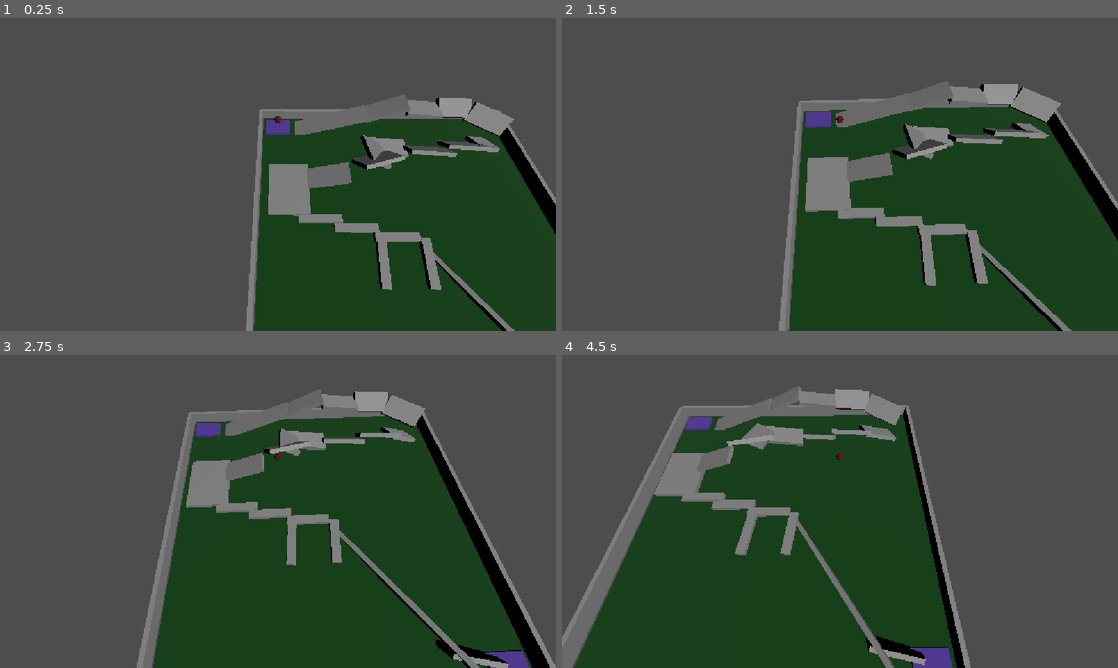
Above: before the commit, frames 1-4 (two rows, left to right).
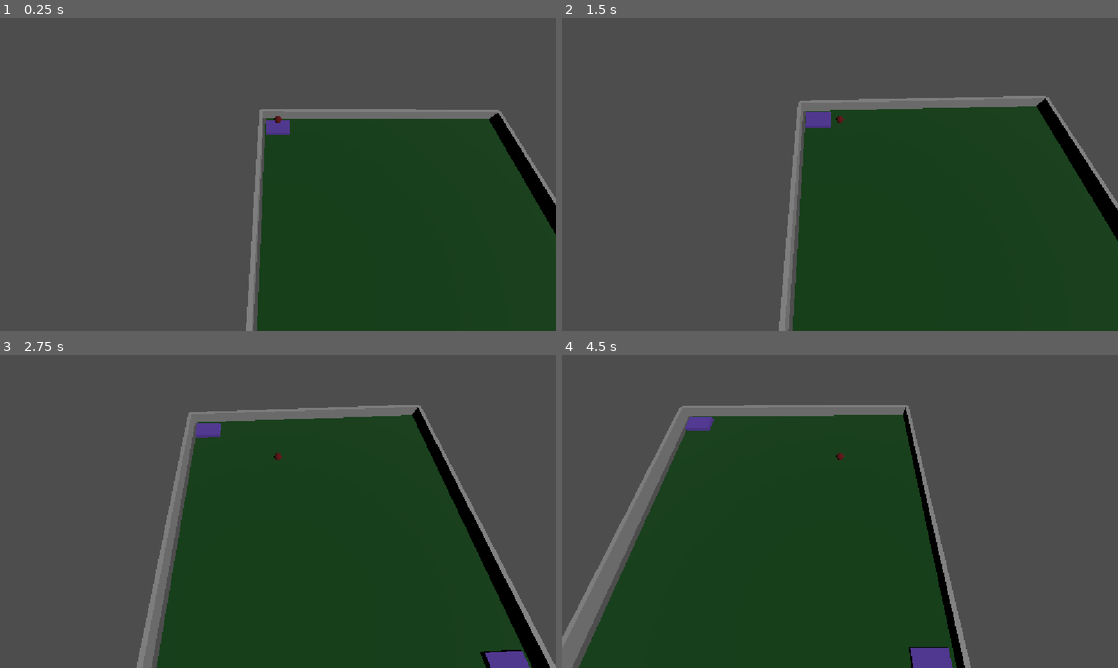
Above: after the commit, the same moments.

Repository: Riteshishere111/rolling-ball
Game: Godot game, scene res://scenes/Main.tscn
The game is run twice, just before and just after one commit, with the same random seed, the same clock (stepped at 60 frames per second) and the same inputs.
Inputs:
- Up to frame 1 (0.25 s): no input
- Up to frame 2 (1.5 s): hold Right (ui_right) 0.53-1.28 s; hold Down (ui_down) from 1.28 s (still down)
- Up to frame 3 (2.75 s): release Down (ui_down) at 2.03 s; hold Right (ui_right) from 2.03 s (still down)
- Up to frame 4 (4.5 s): release Right (ui_right) at 2.78 s; hold Up (ui_up) 2.78-3.53 s; hold Left (ui_left) from 3.53 s (still down)

The runs differ from the first frame. In frame 1, 6.6% of the frame differs, in the area x 45-93%, y 25-100%; in frame 2, 7.1%, in the area x 41-92%, y 21-100%; in frame 3, 6.4%; in frame 4, 6.0%.

Commit message:
just some tiny changes

Diff:
--- a/scenes/Main.tscn
+++ b/scenes/Main.tscn
@@ -82,7 +82,7 @@
 [node name="Ground" type="StaticBody3D" parent="." unique_id=1703835852]
 
 [node name="MeshInstance3D" type="MeshInstance3D" parent="Ground" unique_id=8546348]
-transform = Transform3D(70, 0, 0, 0, 1, 0, 0, 0, 70, 0.67446244, -0.6494056, -1.3537682)
+transform = Transform3D(70, 0, 0, 0, 1, 0, 0, 0, 70, 1.170087, -1.0014697, -2.3151789)
 mesh = SubResource("BoxMesh_h8aii")
 
 [node name="CollisionShape3D" type="CollisionShape3D" parent="Ground" unique_id=453994779]
@@ -174,6 +174,7 @@
 
 [node name="Ramp1" type="StaticBody3D" parent="." unique_id=1655522422]
 transform = Transform3D(0.9396926, -0.34202012, 0, 0.34202012, 0.9396926, 0, 0, 0, 1, -20, 1.1, -30)
+visible = false
 
 [node name="MeshInstance3D" type="MeshInstance3D" parent="Ramp1" unique_id=1450848729]
 transform = Transform3D(1.000002, -2.9802322e-07, 0, 2.9802322e-07, 1.000002, 0, 0, 0, 1, 0, 0, -0.998291)
@@ -185,6 +186,7 @@
 
 [node name="Ramp2" type="StaticBody3D" parent="." unique_id=1119236341]
 transform = Transform3D(0.9396926, -0.34202012, 0, 0.34202012, 0.9396926, 0, 0, 0, 1, -10.593939, 4.5632696, -30)
+visible = false
 
 [node name="MeshInstance3D" type="MeshInstance3D" parent="Ramp2" unique_id=1626785194]
 transform = Transform3D(1.000002, -2.9802322e-07, 0, 2.9802322e-07, 1.000002, 0, 0, 0, 1, 0, 0, -0.998291)
@@ -196,6 +198,7 @@
 
 [node name="Ramp3" type="StaticBody3D" parent="." unique_id=1771901597]
 transform = Transform3D(0.91340625, -0.40667468, 0.017452406, 0.4067366, 0.91354537, 0, -0.015943564, 0.0070985323, 0.9998477, -1.4684155, 7.824706, -30.064285)
+visible = false
 
 [node name="MeshInstance3D" type="MeshInstance3D" parent="Ramp3" unique_id=1842690712]
 transform = Transform3D(1.000002, -2.9802322e-07, 0, 2.9802322e-07, 1.000002, 0, 0, 0, 1, 0, 0, -0.998291)
@@ -207,6 +210,7 @@
 
 [node name="Ramp12" type="StaticBody3D" parent="." unique_id=674358125]
 transform = Transform3D(-0.88526714, 0.31001347, -0.3466894, 0.39709532, 0.89189065, -0.21643962, 0.24210985, -0.32927564, -0.9126666, 24.373384, 2.2205677, -24.034472)
+visible = false
 
 [node name="MeshInstance3D" type="MeshInstance3D" parent="Ramp12" unique_id=699285986]
 transform = Transform3D(1.000002, -2.9802322e-07, -1.4901161e-08, 3.874302e-07, 1.000002, 0, 7.4505806e-08, -5.9604645e-08, 1, 0.31930542, 0.71718025, -1.1723337)
@@ -218,6 +222,7 @@
 
 [node name="Ramp4" type="StaticBody3D" parent="." unique_id=690036350]
 transform = Transform3D(0.9923949, 0.121850766, 0.017452406, -0.12186934, 0.99254596, 0, -0.017322317, -0.0021269128, 0.9998477, 8.068041, 7.8464327, -29.916872)
+visible = false
 
 [node name="MeshInstance3D" type="MeshInstance3D" parent="Ramp4" unique_id=697261233]
 transform = Transform3D(1.000002, -2.9802322e-07, 0, 2.9802322e-07, 1.000002, 0, 0, 0, 1, 0, 0, -0.998291)
@@ -229,6 +234,7 @@
 
 [node name="Ramp5" type="StaticBody3D" parent="." unique_id=40441205]
 transform = Transform3D(0.9912365, 0.13128518, 0.014636818, -0.10220823, 0.8324191, -0.54463905, -0.08368701, 0.53837, 0.8385428, 17.639906, 6.28515, -31.456203)
+visible = false
 
 [node name="MeshInstance3D" type="MeshInstance3D" parent="Ramp5" unique_id=24168797]
 transform = Transform3D(1.000002, -2.9802322e-07, 0, 2.9802322e-07, 1.000002, 0, 0, 0, 1, 0, 0, -0.998291)
@@ -240,6 +246,7 @@
 
 [node name="Ramp6" type="StaticBody3D" parent="." unique_id=245163084]
 transform = Transform3D(-0.88141704, -0.22452758, 0.4155613, 0.12904574, 0.7318547, 0.66913056, -0.45436877, 0.64340943, -0.61609507, 27.03801, 6.319037, -30.134384)
+visible = false
 
 [node name="MeshInstance3D" type="MeshInstance3D" parent="Ramp6" unique_id=123273101]
 transform = Transform3D(1.000002, -2.9802322e-07, 0, 2.9802322e-07, 1.000002, 0, 0, 0, 1, 0, 0, -0.998291)
@@ -251,6 +258,7 @@
 
 [node name="Ramp7" type="StaticBody3D" parent="." unique_id=599716292]
 transform = Transform3D(0.93969256, -0.3420201, 0, -0.12256898, -0.3367555, 0.9335805, -0.3193033, -0.8772787, -0.35836777, -3.9557786, 13.054878, -6.4990363)
+visible = false
 
 [node name="MeshInstance3D" type="MeshInstance3D" parent="Ramp7" unique_id=1924185617]
 transform = Transform3D(1.000002, -2.9802322e-07, 0, -1.0680192e-07, -0.3583685, 0.9335805, -2.782287e-07, -0.9335824, -0.35836777, 0, 10, -0.998291)
@@ -262,6 +270,7 @@
 
 [node name="Ramp8" type="StaticBody3D" parent="." unique_id=582384159]
 transform = Transform3D(-0.06512322, 0.997564, 0.024998486, 0.35836795, -1.566476e-08, 0.9335804, 0.9313062, 0.069756426, -0.357495, -16.502867, 7.92128, -19.359776)
+visible = false
 
 [node name="MeshInstance3D" type="MeshInstance3D" parent="Ramp8" unique_id=733825682]
 transform = Transform3D(1.000002, -2.9802322e-07, 0, -1.0680192e-07, -0.3583685, 0.9335805, -2.782287e-07, -0.9335824, -0.35836777, 0, 10, -0.998291)
@@ -273,6 +282,7 @@
 
 [node name="Ramp9" type="StaticBody3D" parent="." unique_id=1021187023]
 transform = Transform3D(0.9812451, 0.02637228, 0.19095133, -0.18343712, 0.4321508, 0.88294756, -0.059234466, -0.9014155, 0.4288836, -1.4222724, 0.70854473, -11.761587)
+visible = false
 
 [node name="MeshInstance3D" type="MeshInstance3D" parent="Ramp9" unique_id=1527211288]
 transform = Transform3D(1.000002, -2.9802322e-07, 0, -1.0680192e-07, -0.3583685, 0.9335805, -2.782287e-07, -0.9335824, -0.35836777, 0, 10, -0.998291)
@@ -284,6 +294,7 @@
 
 [node name="Ramp10" type="StaticBody3D" parent="." unique_id=1808620691]
 transform = Transform3D(0.9925461, 0.121869326, 0, 0.043674044, -0.3556965, 0.9335805, 0.11377484, -0.92662156, -0.35836777, 6.358017, 10, -10.529173)
+visible = false
 
 [node name="MeshInstance3D" type="MeshInstance3D" parent="Ramp10" unique_id=765443957]
 transform = Transform3D(1.000002, -2.9802322e-07, 0, -1.0680192e-07, -0.3583685, 0.9335805, -2.782287e-07, -0.9335824, -0.35836777, 0, 10, -0.998291)
@@ -295,6 +306,7 @@
 
 [node name="Ramp11" type="StaticBody3D" parent="." unique_id=1759634044]
 transform = Transform3D(0.992546, 0.12186933, 0, 0.043674044, -0.3556965, 0.9335805, 0.11377484, -0.92662156, -0.35836777, 15.929882, 10, -12.068506)
+visible = false
 
 [node name="MeshInstance3D" type="MeshInstance3D" parent="Ramp11" unique_id=1788634105]
 transform = Transform3D(1.0000035, -2.7567148e-07, 3.7252903e-08, -3.7252903e-08, -0.358369, 0.9335813, -2.2351742e-07, -0.9335828, -0.35836777, 0, 10.000003, -0.998291)
@@ -306,6 +318,7 @@
 
 [node name="Ramp13" type="StaticBody3D" parent="." unique_id=1677471407]
 transform = Transform3D(0.9396926, -0.34202012, 0, 0.34202012, 0.9396926, 0, 0, 0, 1, -17.84361, 4.5632696, -11.835818)
+visible = false
 
 [node name="MeshInstance3D" type="MeshInstance3D" parent="Ramp13" unique_id=573294207]
 transform = Transform3D(1.000002, -2.9802322e-07, 0, 2.9802322e-07, 1.000002, 0, 0, 0, 1, 0, 0, -0.998291)
@@ -317,6 +330,7 @@
 
 [node name="Ramp14" type="StaticBody3D" parent="." unique_id=583534507]
 transform = Transform3D(0.99999994, 0, 0, 0, 0.99999994, 0, 0, 0, 1, -27.18093, 1.4865947, -9.698653)
+visible = false
 
 [node name="MeshInstance3D" type="MeshInstance3D" parent="Ramp14" unique_id=304175096]
 transform = Transform3D(0.99998707, -2.9801657e-07, 0, 2.9801657e-07, 0.99998707, 0, 0, 0, 1, 0, 0, -1.0028048)
@@ -328,6 +342,7 @@
 
 [node name="Ramp15" type="StaticBody3D" parent="." unique_id=720422301]
 transform = Transform3D(0.99999994, 0, 0, 0, 0.99999994, 0, 0, 0, 1, -19.969046, 1.3400316, -2.2872381)
+visible = false
 
 [node name="MeshInstance3D" type="MeshInstance3D" parent="Ramp15" unique_id=1663646318]
 transform = Transform3D(0.9999853, -2.9801572e-07, 0, 2.9801572e-07, 0.9999853, 0, 0, 0, 1, 0, 0, -1.0028048)
@@ -339,6 +354,7 @@
 
 [node name="Ramp16" type="StaticBody3D" parent="." unique_id=7067709]
 transform = Transform3D(0.99999994, 0, 0, 0, 0.99999994, 0, 0, 0, 1, -11.976515, 1.3400316, -0.20502758)
+visible = false
 
 [node name="MeshInstance3D" type="MeshInstance3D" parent="Ramp16" unique_id=1299022995]
 transform = Transform3D(0.9999853, -2.9801572e-07, 0, 2.9801572e-07, 0.9999853, 0, 0, 0, 1, 0, 0, -1.0028048)
@@ -350,6 +366,7 @@
 
 [node name="Ramp17" type="StaticBody3D" parent="." unique_id=1669754553]
 transform = Transform3D(0.99999994, 0, 0, 0, 0.99999994, 0, 0, 0, 1, -3.1799145, 1.3400316, 1.7378442)
+visible = false
 
 [node name="MeshInstance3D" type="MeshInstance3D" parent="Ramp17" unique_id=1780353060]
 transform = Transform3D(0.9999853, -2.9801572e-07, 0, 2.9801572e-07, 0.9999853, 0, 0, 0, 1, 0, 0, -1.0028048)
@@ -361,6 +378,7 @@
 
 [node name="Ramp18" type="StaticBody3D" parent="." unique_id=228730195]
 transform = Transform3D(0.10452841, 0, 0.9945219, 0, 0.99999994, 0, -0.99452186, 0, 0.10452842, -6.4145336, 1.3400316, 6.1742187)
+visible = false
 
 [node name="MeshInstance3D" type="MeshInstance3D" parent="Ramp18" unique_id=512684612]
 transform = Transform3D(0.9999853, -2.9801572e-07, 0, 2.9801572e-07, 0.9999853, 0, 0, 0, 1, 0, 0, -1.0028048)
@@ -372,6 +390,7 @@
 
 [node name="Ramp19" type="StaticBody3D" parent="." unique_id=1341039156]
 transform = Transform3D(0.10452841, 0, 0.9945219, 0, 0.99999994, 0, -0.99452186, 0, 0.10452842, 3.3896542, 1.3400316, 6.1742187)
+visible = false
 
 [node name="MeshInstance3D" type="MeshInstance3D" parent="Ramp19" unique_id=1156815434]
 transform = Transform3D(0.9999853, -2.9801572e-07, 0, 2.9801572e-07, 0.9999853, 0, 0, 0, 1, 0, 0, -1.0028048)
@@ -383,6 +402,7 @@
 
 [node name="Ramp20" type="StaticBody3D" parent="." unique_id=872225464]
 transform = Transform3D(0.48718497, 0.84382915, 0.22495104, 0.112475514, 0.1948133, -0.97437006, -0.8660253, 0.49999994, -9.832922e-09, 12.283179, 3.5339518, 8.256809)
+visible = false
 
 [node name="MeshInstance3D" type="MeshInstance3D" parent="Ramp20" unique_id=16568091]
 transform = Transform3D(0.43836474, 0.89878106, 6.9202537e-09, -0.89878094, 0.4383647, -8.297005e-09, 1.3627302e-08, 1.9067414e-08, 1.0000008, -7.2762885, 3.9345303, 2.3900175)
